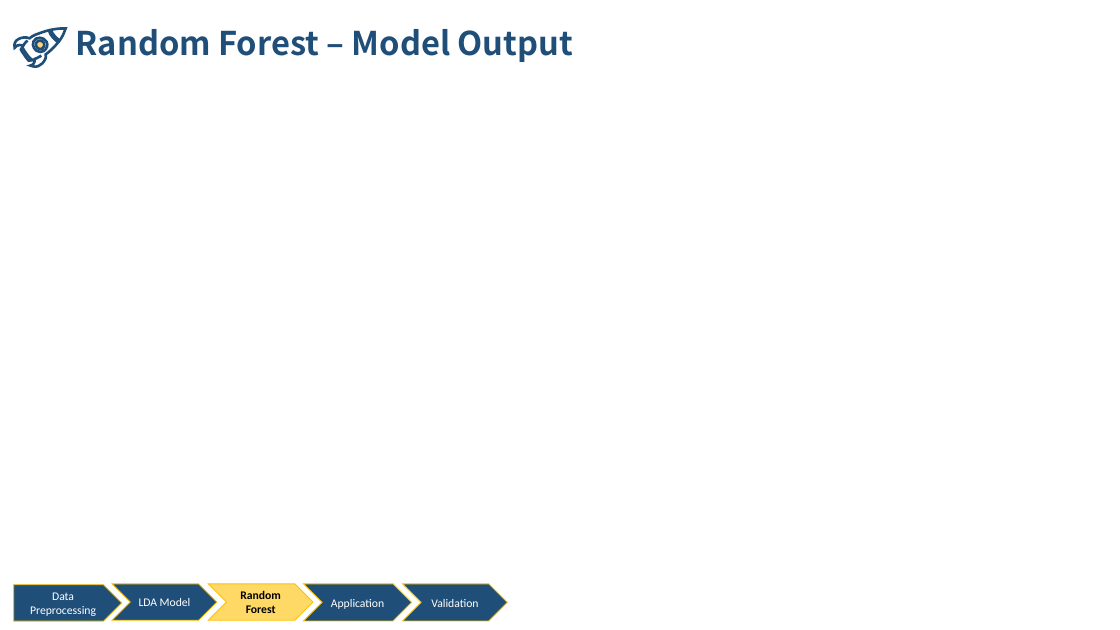
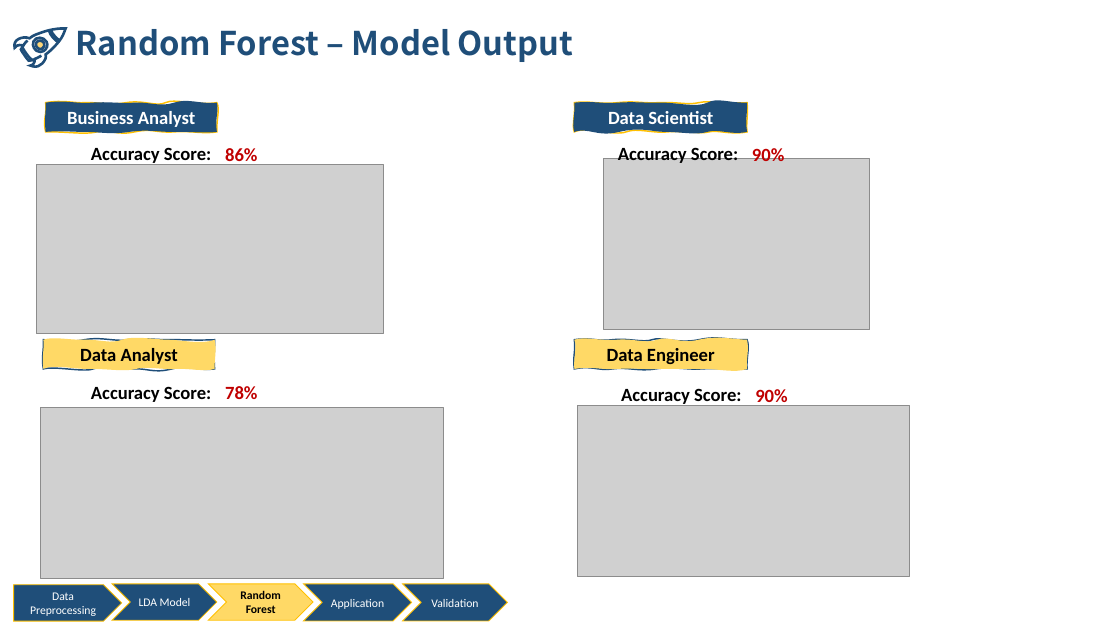
Before and after one commit to nliao917/Accerlate-Your-OFFER, a slide deck: slide 7 of BA Final Project.pptx. Drawn at 1120x630 pixels with LibreOffice and Linux fonts; fonts in the diff are those of the drawing; grey boxes stand for pictures. Boxes give left, top, right and bottom in pixels: in the first picture for what was removed or moved away, otherwise in the second. Text is boxed around its words. In the diff, an @@ line names an element or a change of style, - is before the commit and + after.

Commit message:
ppt changes

```diff
--- a/BA Final Project.pptx
+++ b/BA Final Project.pptx
@@ freeform shape added at (45, 103, 217, 132), fill #1F4E79, outline #FFC000 1.25 pt, 16 pt, text #FFFFFF, bold @@
+Business Analyst
@@ freeform shape added at (575, 103, 748, 132), fill #1F4E79, outline #FFC000 1.25 pt, 16 pt, text #FFFFFF, bold @@
+Data Scientist
@@ text added at (91, 147, 211, 166), 16 pt, text #000000, bold @@
+Accuracy Score:
@@ text added at (225, 146, 257, 165), 16 pt, text #C00000, bold @@
+86%
@@ text added at (618, 145, 738, 163), 16 pt, text #000000, bold @@
+Accuracy Score:
@@ text added at (752, 146, 784, 161), 16 pt, text #C00000, bold @@
+90%
@@ picture added at (36, 165, 383, 334) @@
@@ picture added at (604, 159, 870, 330) @@
@@ freeform shape added at (44, 339, 215, 369), fill #FFD966, outline #1F4E79 1.25 pt, 16 pt, text #000000, bold @@
+Data Analyst
@@ freeform shape added at (575, 339, 748, 369), fill #FFD966, outline #1F4E79 1.25 pt, 16 pt, text #000000, bold @@
+Data Engineer
@@ text added at (91, 386, 211, 402), 16 pt, text #000000, bold @@
+Accuracy Score:
@@ text added at (225, 386, 257, 399), 16 pt, text #C00000, bold @@
+78%
@@ text added at (621, 388, 741, 407), 16 pt, text #000000, bold @@
+Accuracy Score:
@@ text added at (755, 389, 787, 406), 16 pt, text #C00000, bold @@
+90%
@@ picture added at (40, 408, 444, 579) @@
@@ picture added at (577, 406, 909, 576) @@
```
Also in this commit, not shown: 2 other slides changed, 1 other file.
